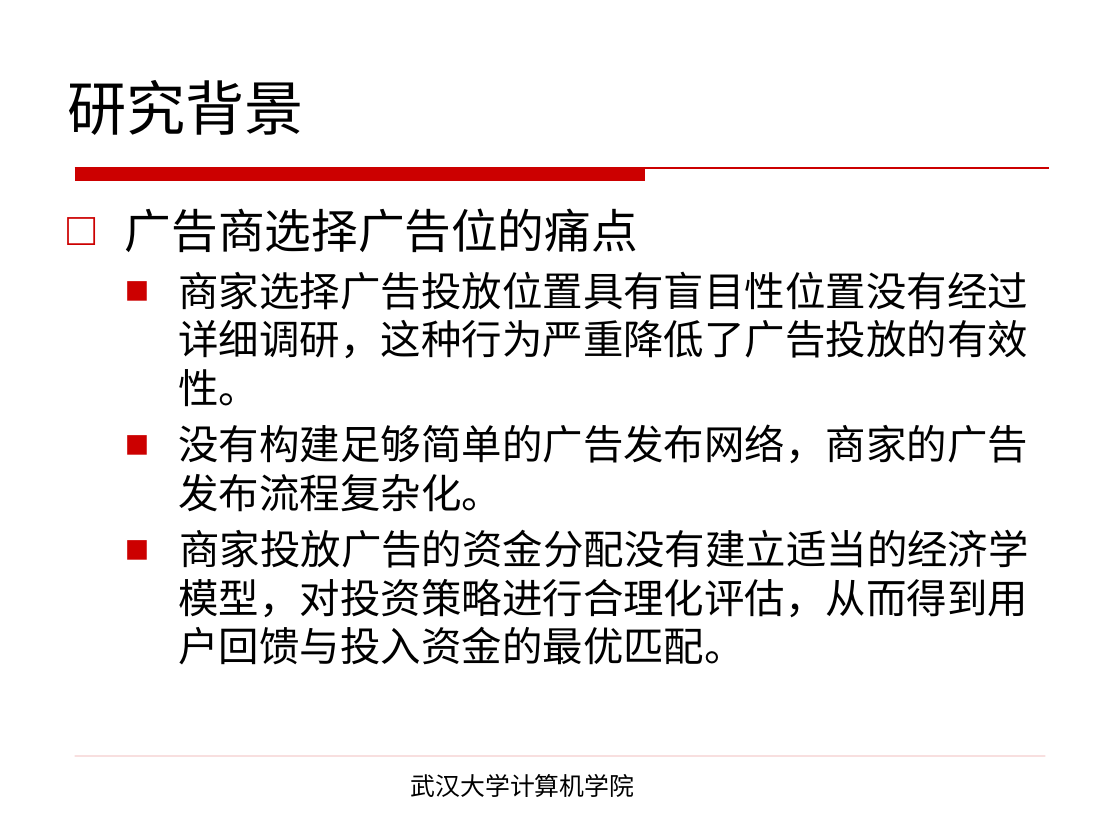
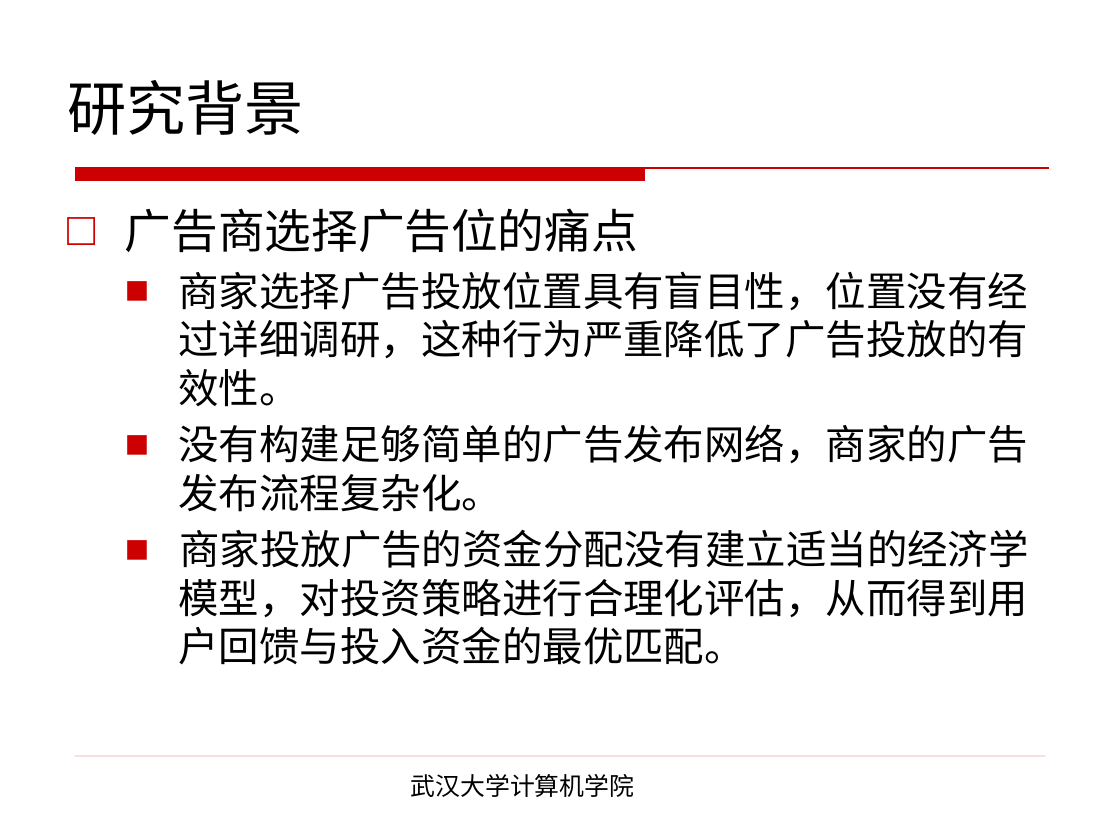
Before and after one commit to henryzhao/graduate, a slide deck: slide 3 of wy/王焰硕士论文答辩.pptx. Drawn at 1120x840 pixels with LibreOffice and Linux fonts; fonts in the diff are those of the drawing; background and template pictures are left out. Boxes give left, top, right and bottom in pixels: in the first picture for what was removed or moved away, otherwise in the second. Text is boxed around its words. In the diff, an @@ line names an element or a change of style, - is before the commit and + after.

```diff
--- a/wy/王焰硕士论文答辩.pptx
+++ b/wy/王焰硕士论文答辩.pptx
@@ text at (178,272,1028,407): text changed @@
-  ■ 商家选择广告投放位置具有盲目性位置没有经过详细调研，这种行为严重降低了广告投放的有效性。
+  ■ 商家选择广告投放位置具有盲目性，位置没有经过详细调研，这种行为严重降低了广告投放的有效性。
```
Also in this commit, not shown: 6 other slides changed, 1 slide removed, 3 other files.
